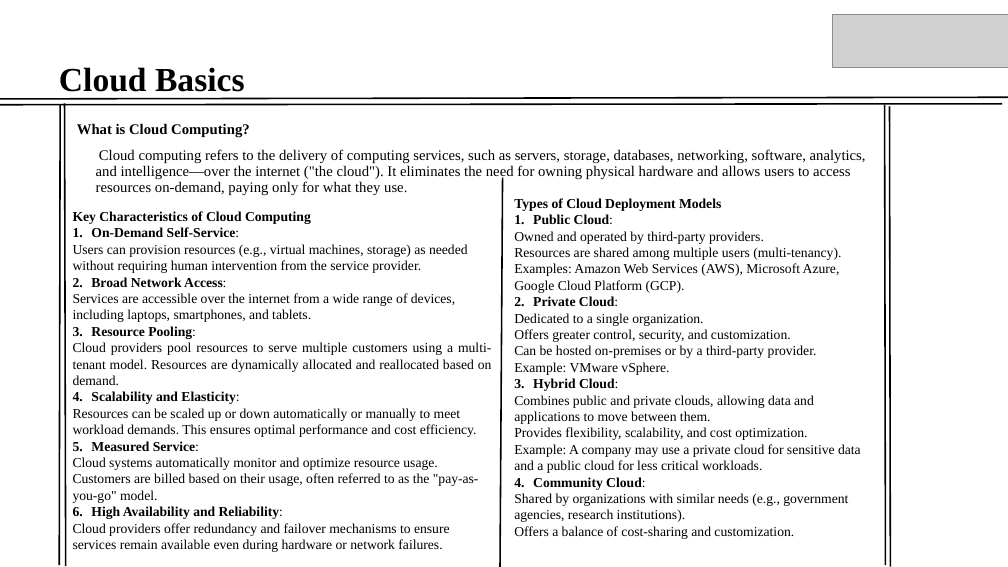
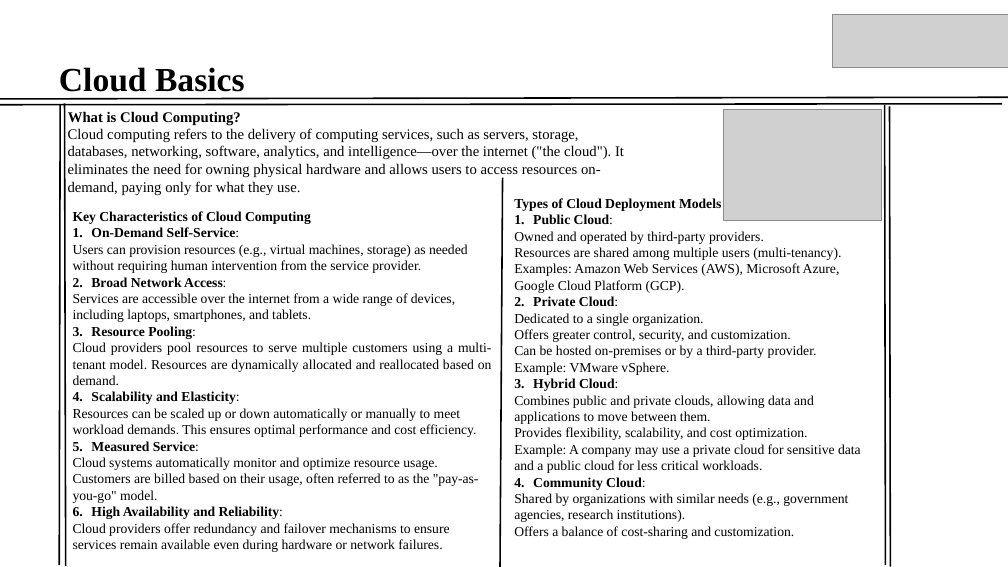
Before and after one commit to keshav-xenon/linux-task, a slide deck: slide 6 of module 3.pptx. Drawn at 1008x567 pixels with LibreOffice and Linux fonts; fonts in the diff are those of the drawing; grey boxes stand for pictures. Boxes give left, top, right and bottom in pixels: in the first picture for what was removed or moved away, otherwise in the second. Text is boxed around its words. In the diff, an @@ line names an element or a change of style, - is before the commit and + after.

```diff
--- a/module 3.pptx
+++ b/module 3.pptx
@@ text "What is Cloud Computing?": place and size @@
-text "What is Cloud Computing?" at bbox=[77, 123, 866, 195]
+text "What is Cloud Computing?" at bbox=[68, 111, 240, 126]
@@ picture added at bbox=[724, 110, 882, 221] @@
@@ text added at bbox=[68, 128, 624, 195], 14 pt, text #000000 @@
+Cloud computing refers to the delivery of computing services, such as servers, storage, databases, networking, software, analytics, and intelligence—over the internet ("the cloud"). It eliminates the need for owning physical hardware and allows users to access resources on-demand, paying only for what they use.
@@ text at bbox=[96, 149, 866, 195]: paragraph removed @@
-Cloud computing refers to the delivery of computing services, such as servers, storage, databases, networking, software, analytics, and intelligence—over the internet ("the cloud"). It eliminates the need for owning physical hardware and allows users to access resources on-demand, paying only for what they use.
```
Also in this commit, not shown: 8 other slides changed.
